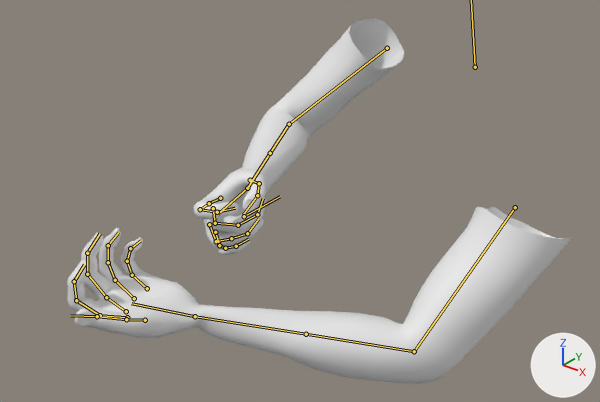
Before and after pictures for a commit that changed the FBX model fpsPrototype/Assets/Animations/Player_FirstPersonArms_Animations.fbx.
The view is the same before and after, from a camera (50 mm lens) standing at (0.85, -1.702, 0.474) and looking at (-0.172, -0.424, -0.318). The axes (+X, +Y, +Z) are drawn at lower right. The lights are the same throughout. Both versions are drawn at frame 4 of the action 'Player_FirstPersonArms_Armature|FirstPersonArms_Fire'; the numbers are the values there. The bones that bend it are drawn over the model as lines.

Objects in the first picture: 'Player_FirstPersonArms'.
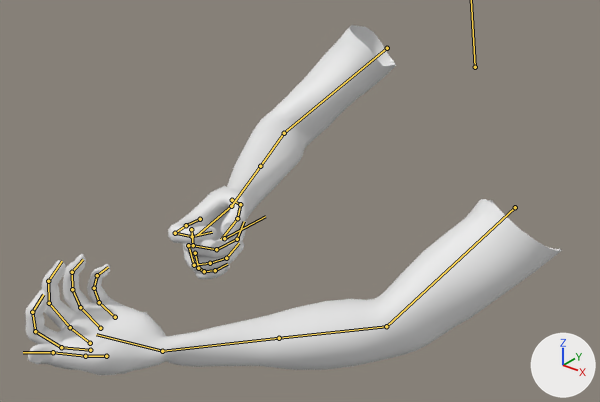
Where the change shows, as pixel boxes (x1, y1, x2, y2) in the pictures (600 x 402 px):
'Player_FirstPersonArms', posed (6% wider): before (67, 18, 572, 384); after (25, 25, 562, 375)
bone 'upper_arm.R', root to tip: before (387, 48) to (289, 124); after (387, 48) to (284, 133)
bone 'forearm.R', root to tip: before (289, 124) to (270, 153); after (284, 133) to (260, 166)
bone 'upper_arm.L', root to tip: before (515, 207) to (414, 351); after (515, 207) to (386, 326)
bone 'forearm.L', root to tip: before (414, 351) to (306, 334); after (386, 326) to (279, 338)
bone 'hand.L', root to tip: before (195, 316) to (131, 303); after (162, 351) to (96, 334)

What the commit changed:
Bone 'upper_arm.R' (bone_upper_arm_r) turns from (46, -48, -9) to (69, -43, -13) degrees about its own x, y and z.
Bone 'forearm.R' (bone_forearm_r) turns from (44, 4, -10) to (22, 1, -5) degrees about its own x, y and z.
Bone 'upper_arm.L' (bone_upper_arm_l) turns from (31, 21, -5) to (42, 6, -12) degrees about its own x, y and z.
Bone 'forearm.L' (bone_forearm_l) turns from (21, -1, 5) to (-4, 0, -1) degrees about its own x, y and z.
Bone 'hand.L' (bone_hand_l) turns from (-11, -123, 6) to (-39, -120, 45) degrees about its own x, y and z.
